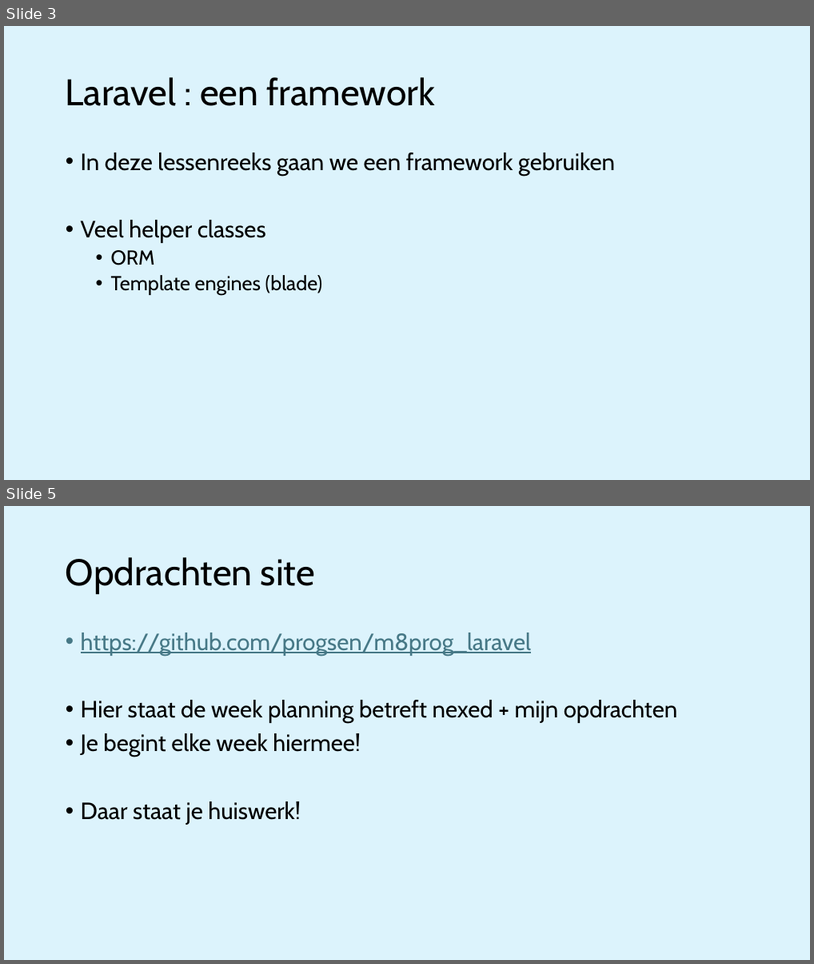
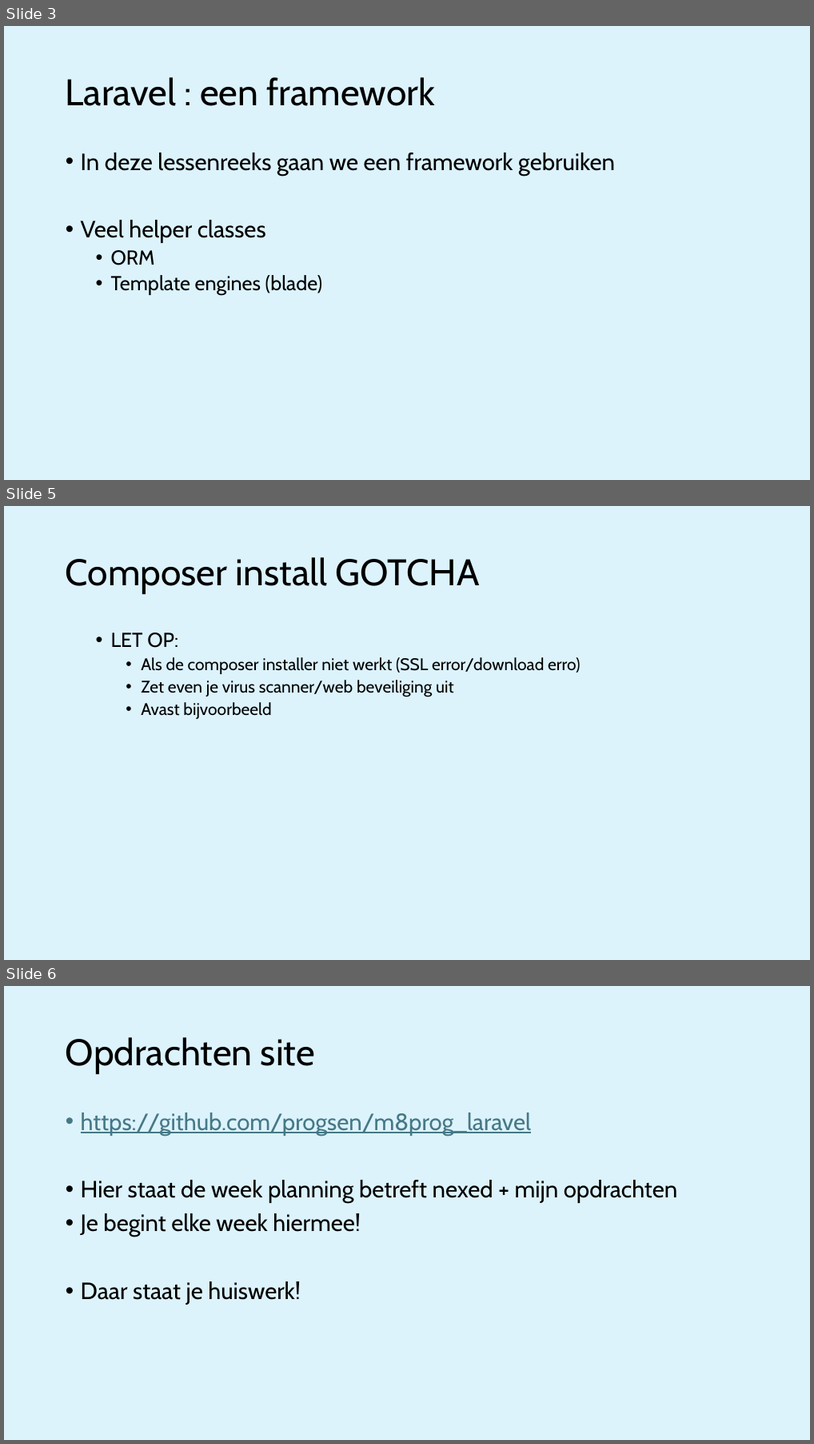
Before and after one commit to progsen/m8prog_laravel, a slide deck: week1 - Laravel Intro/M8Prog laravel 01 - Kickoff.pptx. Shown one above the other, each under a label of ours: slides 3 and 5 before the commit, slides 3, 5 and 6 after it; the slides between them are not shown. The pictures are 814x964 and 814x1444 pixels, drawn with LibreOffice and Linux fonts; fonts in the diff are those of the drawing. Boxes give left, top, right and bottom in pixels: in the first picture for what was removed or moved away, otherwise in the second. Text is boxed around its words. In the diff, an @@ line names an element or a change of style, - is before the commit and + after.

Commit message:
update met composer gotcha

```diff
--- a/week1 - Laravel Intro/M8Prog laravel 01 - Kickoff.pptx
+++ b/week1 - Laravel Intro/M8Prog laravel 01 - Kickoff.pptx
@@ slide 5 added at (4, 506, 810, 960), background #CAEEFB at 65% opacity @@
@@ title added at (66, 557, 479, 594), 44 pt, text #000000 @@
+Composer install GOTCHA
@@ text added at (111, 632, 580, 719), 20 pt, text #000000 @@
+  • LET OP:
+    • Als de composer installer niet werkt (SSL error/download erro)
+    • Zet even je virus scanner/web beveiliging uit
+    • Avast bijvoorbeeld
@@ what was slide 5 is now slide 6 @@
```
Also in this commit, not shown: 1 slide changed.
